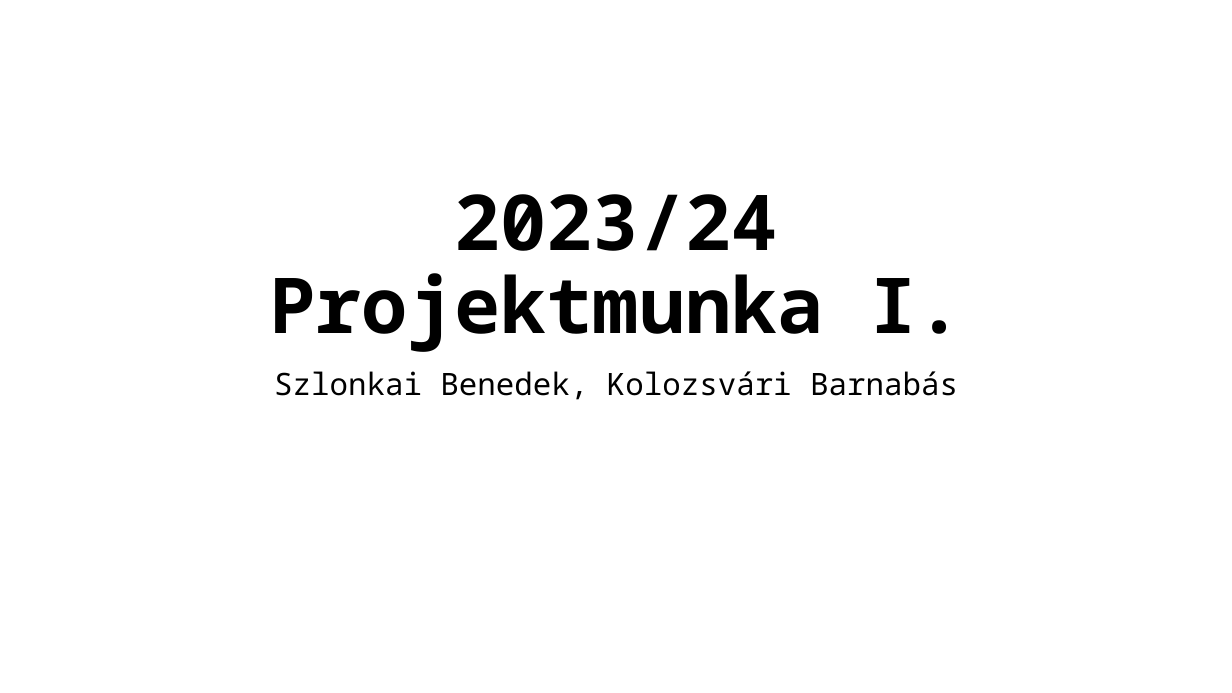
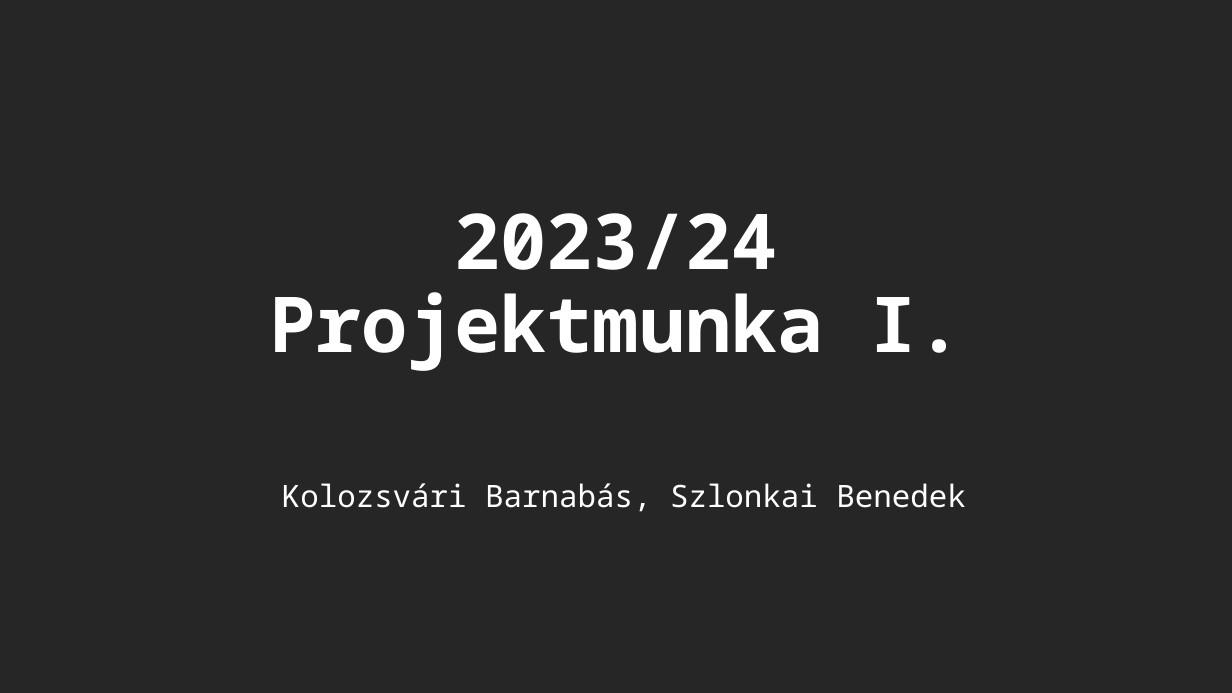
Before and after one commit to azigazibarni/2023-24-Projekt-I., a slide deck: slide 1 of documents/projektmunka.pptx. Drawn at 1232x693 pixels with LibreOffice and Linux fonts; fonts in the diff are those of the drawing. Boxes give left, top, right and bottom in pixels: in the first picture for what was removed or moved away, otherwise in the second. Text is boxed around its words. In the diff, an @@ line names an element or a change of style, - is before the commit and + after.

```diff
--- a/documents/projektmunka.pptx
+++ b/documents/projektmunka.pptx
@@ background #FFFFFF to #262626 @@
@@ title "2023/24 Projektmunka I.": place and size @@
-title "2023/24 Projektmunka I." at <box>269,194,962,352</box>
+title "2023/24 Projektmunka I." at <box>269,213,962,371</box>
@@ title "2023/24 Projektmunka I." at <box>269,213,962,371</box>: text colour #000000 to #FFFFFF @@
@@ subtitle at <box>282,483,965,512</box>: text changed; text colour #000000 to #FFFFFF @@
-Szlonkai Benedek, Kolozsvári Barnabás
+Kolozsvári Barnabás, Szlonkai Benedek
```
Also in this commit, not shown: 3 other slides changed, 2 slides added.
